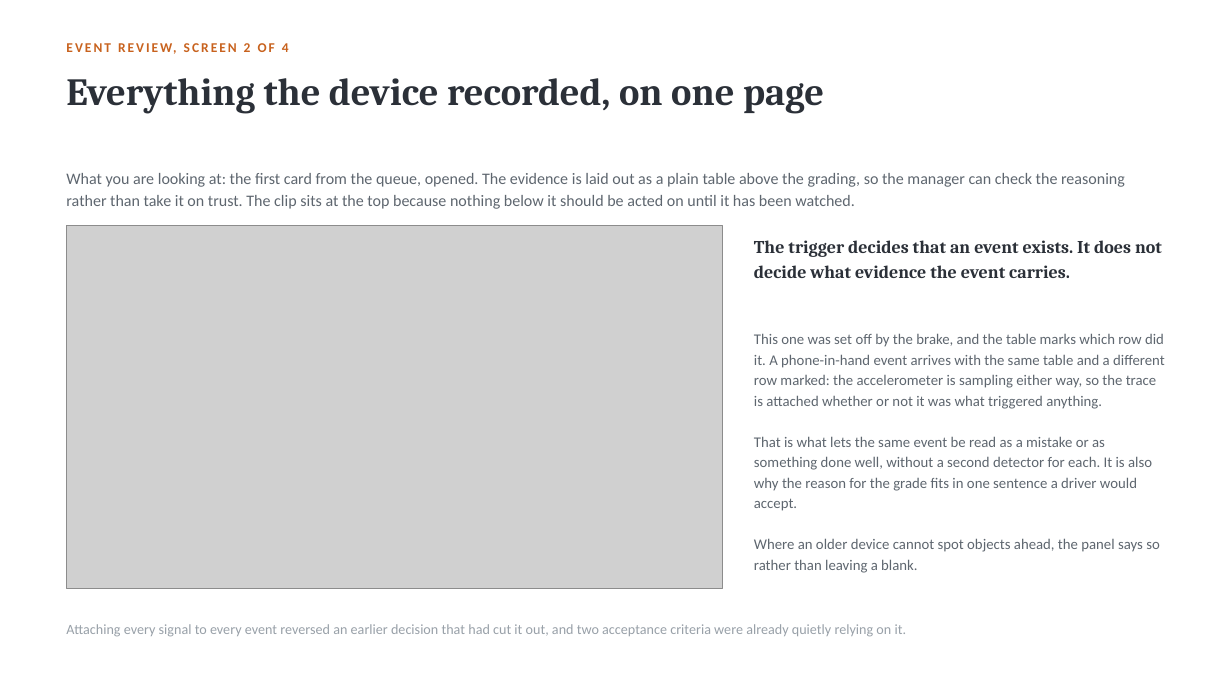
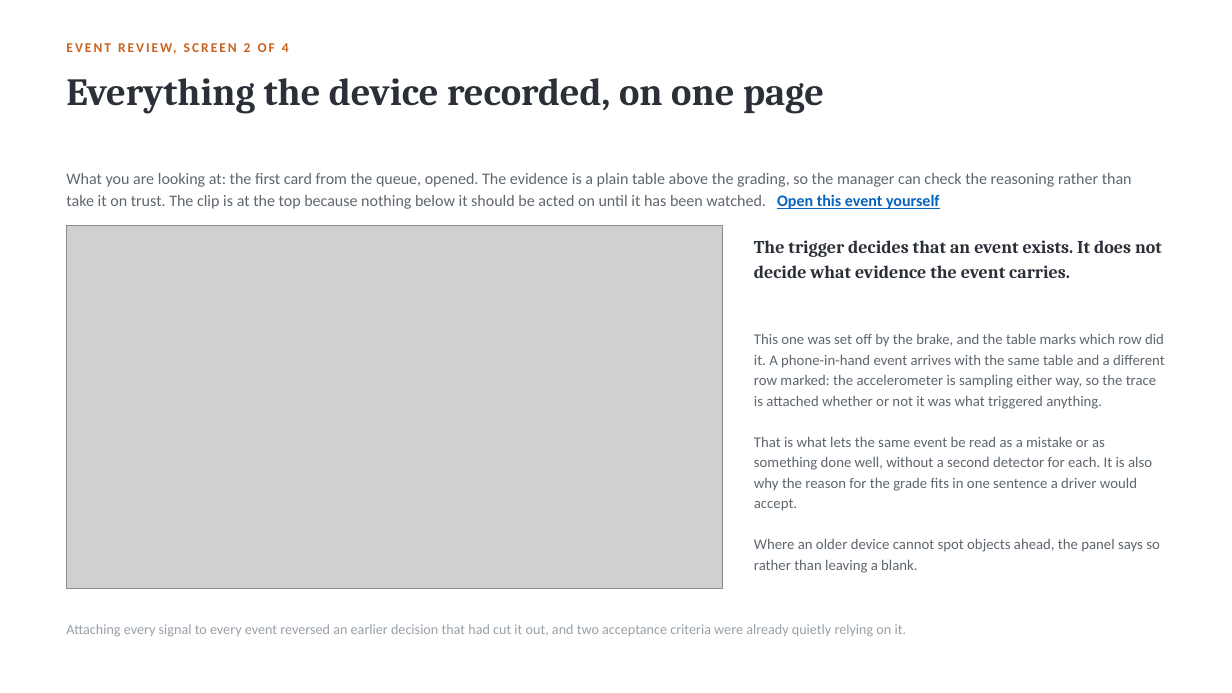
Before and after one commit to dannydaley76/cameramatics-product-brain, a slide deck: slide 9 of deck/cameramatics-danny-daley.pptx. Drawn at 1232x693 pixels with LibreOffice and Linux fonts; fonts in the diff are those of the drawing; grey boxes stand for pictures. Boxes give left, top, right and bottom in pixels: in the first picture for what was removed or moved away, otherwise in the second. Text is boxed around its words. In the diff, an @@ line names an element or a change of style, - is before the commit and + after.

```diff
--- a/deck/cameramatics-danny-daley.pptx
+++ b/deck/cameramatics-danny-daley.pptx
@@ text at bbox=[66, 173, 1132, 209]: text changed @@
-What you are looking at: the first card from the queue, opened. The evidence is laid out as a plain table above the grading, so the manager can check the reasoning rather than take it on trust. The clip sits at the top because nothing below it should be acted on until it has been watched.
+What you are looking at: the first card from the queue, opened. The evidence is a plain table above the grading, so the manager can check the reasoning rather than take it on trust. The clip is at the top because nothing below it should be acted on until it has been watched. Open this event yourself
```
Also in this commit, not shown: 6 other slides changed, 5 other files.
